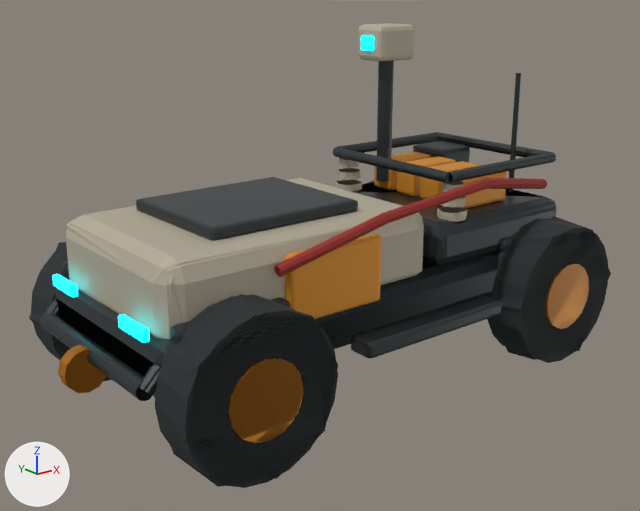
A saved change to the Blender file ProjectTempest/SourceAssets/Models/Freegrid/Courier/courier-master-v1.blend.
Both versions are drawn from a 50 mm lens placed at (-3.65, -4.37, 2.55), pointed at (-0.2, -0.06, 0.82). Every picture has the same lights, and +X, +Y and +Z are marked at lower left. The picture after the commit comes second.

Names of what the first picture shows: 'CRARMOR0', 'CRARMOR1', 'CRBODY0', 'CRBODY1', 'CRCABLE0', 'CRCABLE1', 'CRGLOW0', 'CRTREAD0', 'CRTREAD1', 'HouseColor0', 'HouseColor1' and 1 more.
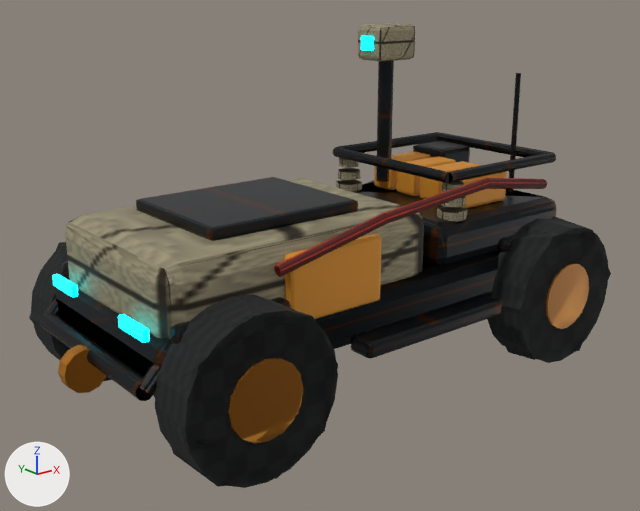
Changed parts and their boxes [x1, y1, x2, y2] in the pictures (640 x 511 px):
'CRBODY0', surface changed
    both: [40, 61, 557, 398]
'CRARMOR0', surface changed (darker)
    both: [66, 23, 467, 339]
'CRBODY1', surface changed
    both: [39, 61, 556, 398]
'CRARMOR1', surface changed
    both: [67, 26, 468, 324]
'CRCABLE0', surface changed
    both: [274, 178, 547, 277]
'CRCABLE1', surface changed
    both: [275, 179, 547, 277]

Edits to the bpy script that builds the scene:
```text
Add img_ptcable_tga:
    img_ptcable_tga = load_image('ptcable.tga', '../../../../Content/Art/Textures/ptcable.tga', 128, 128, 'sRGB')
Add img_ptrubber_tga:
    img_ptrubber_tga = load_image('ptrubber.tga', '../../../../Content/Art/Textures/ptrubber.tga', 128, 128, 'sRGB')
Add img_ptwhite_tga:
    img_ptwhite_tga = load_image('ptwhite.tga', '../../../../Content/Art/Textures/ptwhite.tga', 128, 128, 'sRGB')
Add img_ptsteel_tga:
    img_ptsteel_tga = load_image('ptsteel.tga', '../../../../Content/Art/Textures/ptsteel.tga', 128, 128, 'sRGB')
Change mat_pt_dark_steel:
    remove mat_pt_dark_steel.base_color = (0.055, 0.065, 0.07)  # dark grey #42484b
    add mat_pt_dark_steel.texture = img_ptsteel_tga
Change mat_pt_worn_white:
    remove mat_pt_worn_white.base_color = (0.52, 0.47, 0.36)  # light grey #bfb6a2
    add mat_pt_worn_white.texture = img_ptwhite_tga
Change mat_pt_rubber:
    remove mat_pt_rubber.base_color = (0.018, 0.022, 0.024)  # black #24292b
    add mat_pt_rubber.texture = img_ptrubber_tga
Change mat_pt_cable_red:
    remove mat_pt_cable_red.base_color = (0.32, 0.025, 0.018)  # red #992c24
    add mat_pt_cable_red.texture = img_ptcable_tga
```
